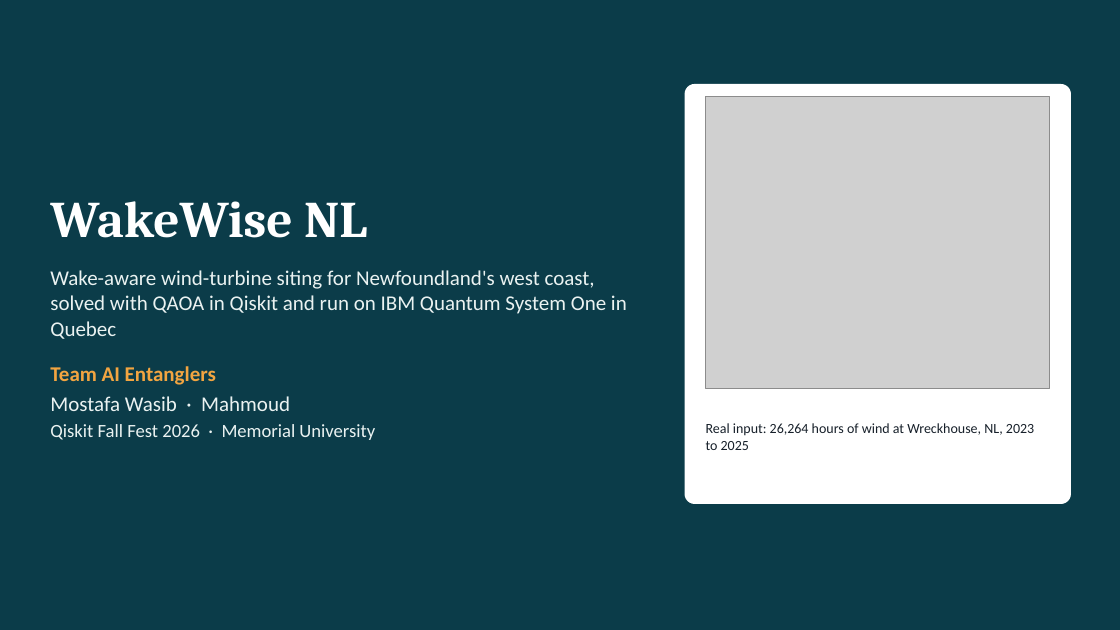
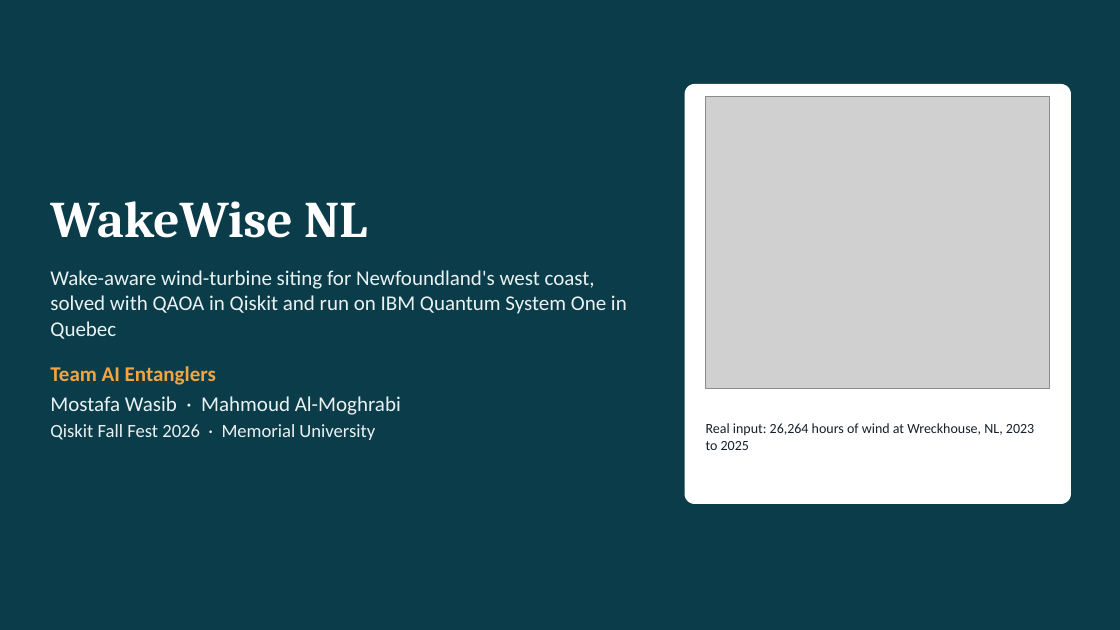
Before and after one commit to mrw-soumik/Qiskit-AI-Entanglers-, a slide deck: slide 1 of slides/WakeWise_NL_AI_Entanglers.pptx. Drawn at 1120x630 pixels with LibreOffice and Linux fonts; fonts in the diff are those of the drawing; grey boxes stand for pictures. Boxes give left, top, right and bottom in pixels: in the first picture for what was removed or moved away, otherwise in the second. Text is boxed around its words. In the diff, an @@ line names an element or a change of style, - is before the commit and + after.

```diff
--- a/slides/WakeWise_NL_AI_Entanglers.pptx
+++ b/slides/WakeWise_NL_AI_Entanglers.pptx
@@ text at (50, 396, 401, 415): text changed @@
-Mostafa Wasib · Mahmoud
+Mostafa Wasib · Mahmoud Al-Moghrabi
```
Also in this commit, not shown: 4 other files.
